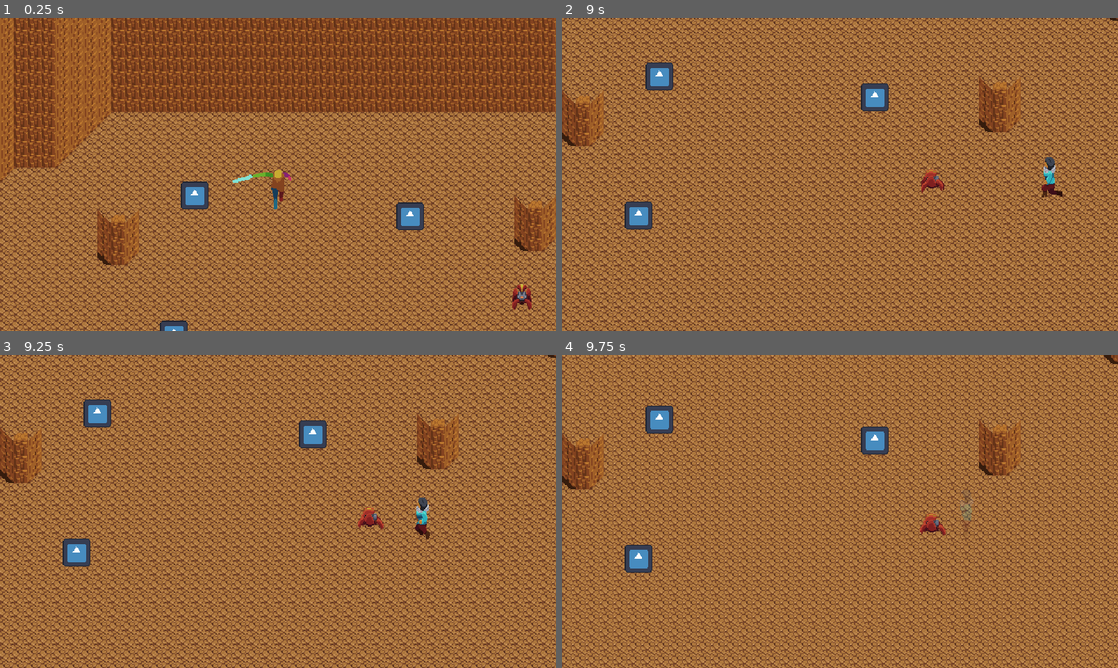
Above: before the commit, frames 1-4 (two rows, left to right).
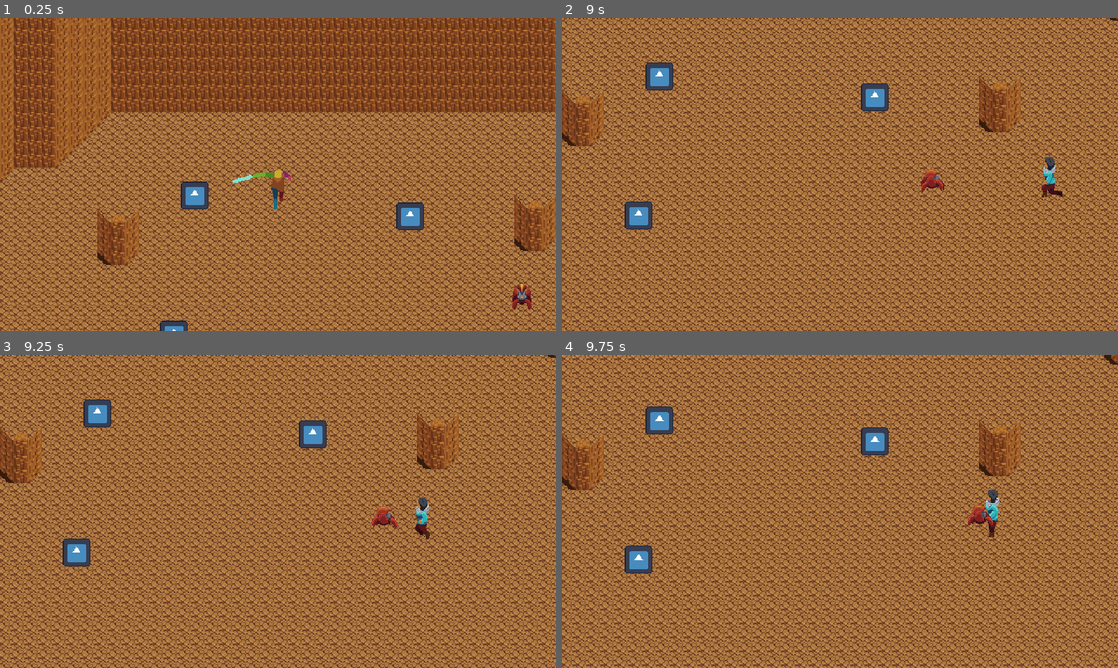
Above: after the commit, the same moments.

Repository: VirgilRavenback/The-Barrens
Game: Godot game, scene res://Levels/test_level.tscn
Same seed, same stepped clock (60 frames per second), same inputs: the game is played once before the commit and once after it. The engine's default icon, where the game draws it, is replaced by a stand-in: a white triangle on a blue panel in a dark square.
Inputs:
- Up to frame 1 (0.25 s): no input
- Up to frame 2 (9 s): hold W (up) 0.53-2.03 s; tap H (heal) at 0.6, 1.55, 2.85, 4.35, 6.05, 6.6, 7.55, 8.1 s; tap T (take_damage) at 0.8, 1.35, 2.3, 3.6, 5.1, 6.8, 7.35, 8.3, 8.85 s; tap Enter at 1.25 s; hold Space (attack) 2.03-2.78 s; hold Left (left) 2.03-3.53 s; hold S (down) 3.53-4.28 s; hold Right (right) 4.28-5.03 s; hold W (up) 5.03-5.78 s; hold Right (right) 5.78-8.03 s; tap Space (attack) at 5.85 s; hold S (down) 8.03-8.78 s; hold Left (left) from 8.78 s (still down)
- Up to frame 3 (9.25 s): keep holding Left (left); tap H (heal) at 9.05 s
- Up to frame 4 (9.75 s): release Left (left) at 9.53 s; hold W (up) from 9.53 s (still down); hold Space (attack) from 9.53 s (still down)

Frames 1-2 are identical in both runs. In frame 3, 0.3% of the frame differs, in the area x 64-72%, y 48-56%; in frame 4, 57%, in the area x 0-100%, y 0-100%.

Commit message:
The game works!

Diff:
--- a/scenes/player.tscn
+++ b/scenes/player.tscn
@@ -135,15 +135,14 @@
 [sub_resource type="Animation" id="Animation_7wqw4"]
 resource_name = "stun_down"
 length = 0.4
-loop_mode = 1
-tracks/0/type = "value"
-tracks/0/imported = false
-tracks/0/enabled = true
-tracks/0/path = NodePath("Sprite2D:frame")
-tracks/0/interp = 1
-tracks/0/loop_wrap = true
-tracks/0/keys = {
-"times": PackedFloat32Array(0, 0.2, 0.4),
+tracks/0/type = "value"
+tracks/0/imported = false
+tracks/0/enabled = true
+tracks/0/path = NodePath("Sprite2D:frame")
+tracks/0/interp = 1
+tracks/0/loop_wrap = true
+tracks/0/keys = {
+"times": PackedFloat32Array(0, 0.166667, 0.366667),
 "transitions": PackedFloat32Array(1, 1, 1),
 "update": 1,
 "values": [0, 0, 0]
@@ -152,15 +151,14 @@
 [sub_resource type="Animation" id="Animation_03t1b"]
 resource_name = "stun_side"
 length = 0.4
-loop_mode = 1
-tracks/0/type = "value"
-tracks/0/imported = false
-tracks/0/enabled = true
-tracks/0/path = NodePath("Sprite2D:frame")
-tracks/0/interp = 1
-tracks/0/loop_wrap = true
-tracks/0/keys = {
-"times": PackedFloat32Array(0, 0.2, 0.4),
+tracks/0/type = "value"
+tracks/0/imported = false
+tracks/0/enabled = true
+tracks/0/path = NodePath("Sprite2D:frame")
+tracks/0/interp = 1
+tracks/0/loop_wrap = true
+tracks/0/keys = {
+"times": PackedFloat32Array(0, 0.166667, 0.366667),
 "transitions": PackedFloat32Array(1, 1, 1),
 "update": 1,
 "values": [8, 8, 8]
@@ -169,15 +167,14 @@
 [sub_resource type="Animation" id="Animation_0e5i3"]
 resource_name = "stun_up"
 length = 0.4
-loop_mode = 1
-tracks/0/type = "value"
-tracks/0/imported = false
-tracks/0/enabled = true
-tracks/0/path = NodePath("Sprite2D:frame")
-tracks/0/interp = 1
-tracks/0/loop_wrap = true
-tracks/0/keys = {
-"times": PackedFloat32Array(0, 0.2, 0.4),
+tracks/0/type = "value"
+tracks/0/imported = false
+tracks/0/enabled = true
+tracks/0/path = NodePath("Sprite2D:frame")
+tracks/0/interp = 1
+tracks/0/loop_wrap = true
+tracks/0/keys = {
+"times": PackedFloat32Array(0, 0.166667, 0.366667),
 "transitions": PackedFloat32Array(1, 1, 1),
 "update": 1,
 "values": [24, 24, 24]
@@ -340,6 +337,7 @@
 
 [node name="Stun" type="Node" parent="PlayerStateMachine"]
 script = ExtResource("6_x0i4s")
+knockback_speed = 300.0
 
 [node name="Walk" type="Node" parent="PlayerStateMachine"]
 script = ExtResource("5_18ixt")
--- a/scripts/enemy_scripts/enemy.gd
+++ b/scripts/enemy_scripts/enemy.gd
@@ -66,7 +66,7 @@
 		sprite_2d.scale.x = 1
 
 	direction_changed.emit( new_direction )
-	print( new_direction )
+	#print( new_direction )
 
 	return true
 
--- a/scripts/enemy_scripts/enemy_state_chase.gd
+++ b/scripts/enemy_scripts/enemy_state_chase.gd
@@ -37,7 +37,7 @@
 
 	pass
 
-func _on_process( _delta: float ) -> EnemyState:
+func process( _delta: float ) -> EnemyState:
 	var new_direction : Vector2 = enemy.global_position.direction_to( PlayerManager.player.global_position )
 	_direction = lerp( _direction, new_direction, turn_rate )
 	enemy.velocity = _direction * chase_speed
@@ -52,6 +52,7 @@
 		else:
 			_timer = state_aggro_duration
 	return null
+
 
 func _on_physics_process( _delta: float ) -> EnemyState:
 	#if _can_see_player == true:
--- a/scripts/enemy_scripts/enemy_state_destroy.gd
+++ b/scripts/enemy_scripts/enemy_state_destroy.gd
@@ -7,6 +7,8 @@
 @export var decelerate_speed : float = 10.0
 
 @export_category("AI")
+
+@onready var hurt_box: HurtBox = $"../../Sprite2D/HurtBox"
 
 var _direction : Vector2
 var _damage_position : Vector2
@@ -18,6 +20,7 @@
 	pass
 
 func enter() -> void:
+	hurt_box.monitoring = false
 	enemy.invulnerable = true
 	_direction = enemy.global_position.direction_to( _damage_position )
 
--- a/scripts/environment_scripts/grass.gd
+++ b/scripts/environment_scripts/grass.gd
@@ -8,5 +8,5 @@
 	$hit_box.damaged.connect (take_damage)
 	pass # Replace with function body.
 
-func take_damage(_damage : int) -> void:
+func take_damage( hurt_box : HurtBox ) -> void:
 	queue_free()
--- a/scripts/player_scripts/player_2_0.gd
+++ b/scripts/player_scripts/player_2_0.gd
@@ -99,14 +99,16 @@
 
 	update_health( -hurt_box.damage )
 	print("You took damage")
-	current_health -= hurt_box.damage
 	if current_health > 0:
 		player_damaged.emit( hurt_box )
 	else:
 		player_damaged.emit( hurt_box )
 		update_health( max_health )
+		print("You died!")
+		#die()
 
 	print("Your health is", current_health)
+	pass
 
 func update_health( delta : int ) -> void:
 	current_health = clampi( current_health + delta, 0, max_health )
--- a/scripts/player_scripts/player_state_machine.gd
+++ b/scripts/player_scripts/player_state_machine.gd
@@ -17,6 +17,7 @@
 	#call the process function from the current state's state script and return
 	#either a state or null. If null, state will not change
 	change_state( current_state.process( delta ))
+	#print("player state is ", current_state)
 	pass
 
 
